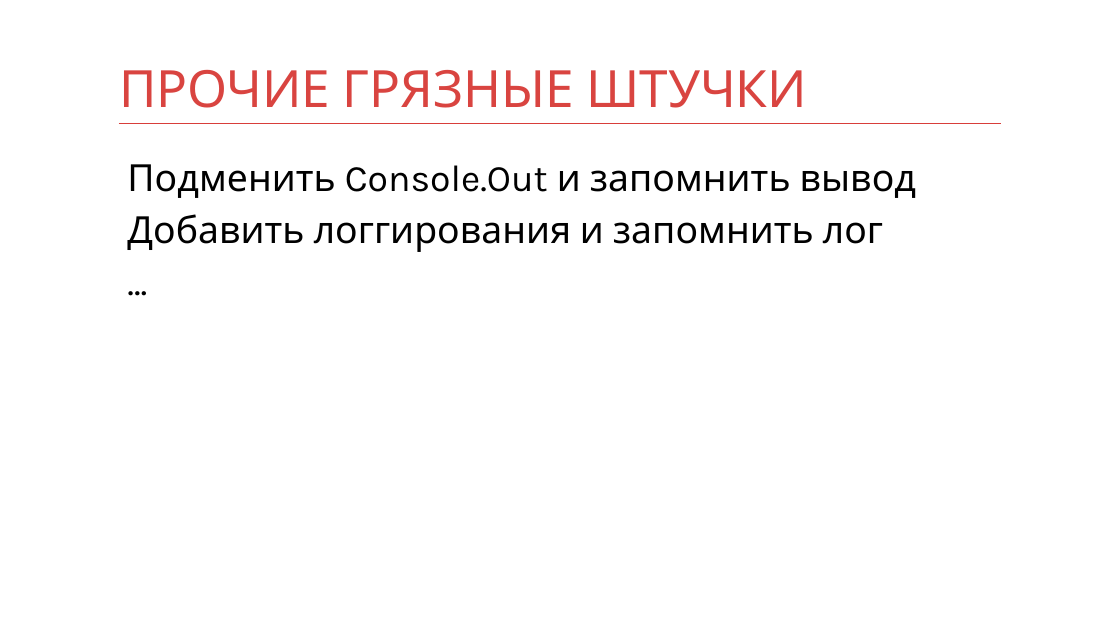
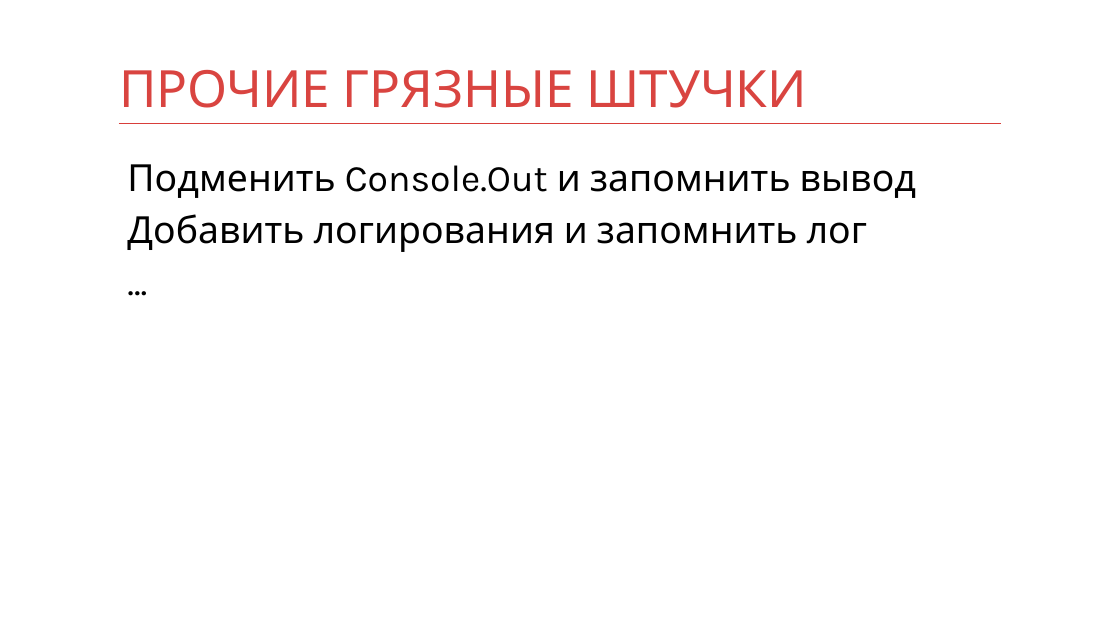
Before and after one commit to kontur-courses/legacy, a slide deck: slide 10 of legacy.pptx. Drawn at 1120x630 pixels with LibreOffice and Linux fonts; fonts in the diff are those of the drawing. Boxes give left, top, right and bottom in pixels: in the first picture for what was removed or moved away, otherwise in the second. Text is boxed around its words. In the diff, an @@ line names an element or a change of style, - is before the commit and + after.

```diff
--- a/legacy.pptx
+++ b/legacy.pptx
@@ text at [127,214,867,252]: text changed @@
-Добавить логгирования и запомнить лог
+Добавить логирования и запомнить лог
```
Also in this commit, not shown: 5 other slides changed, 5 other files.
